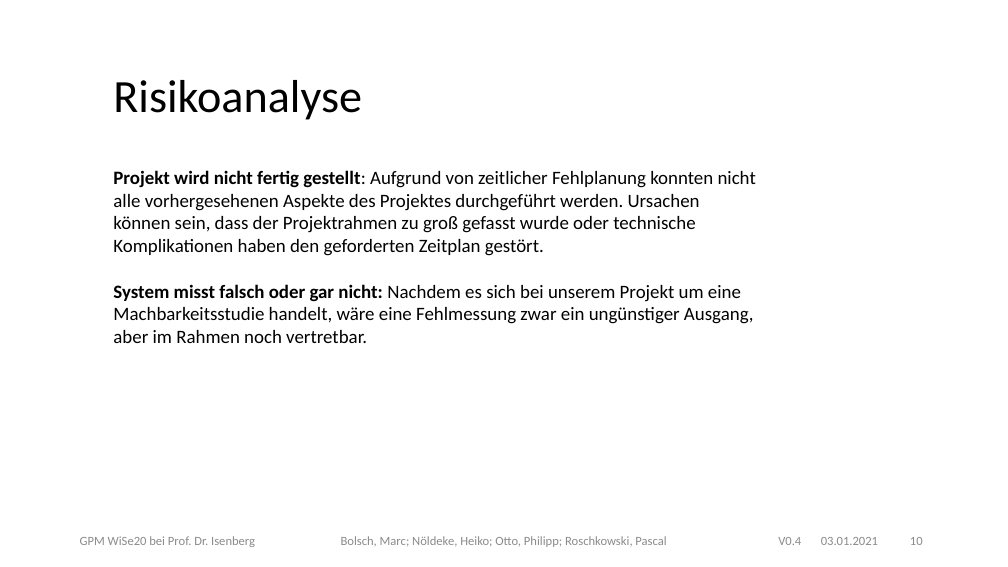
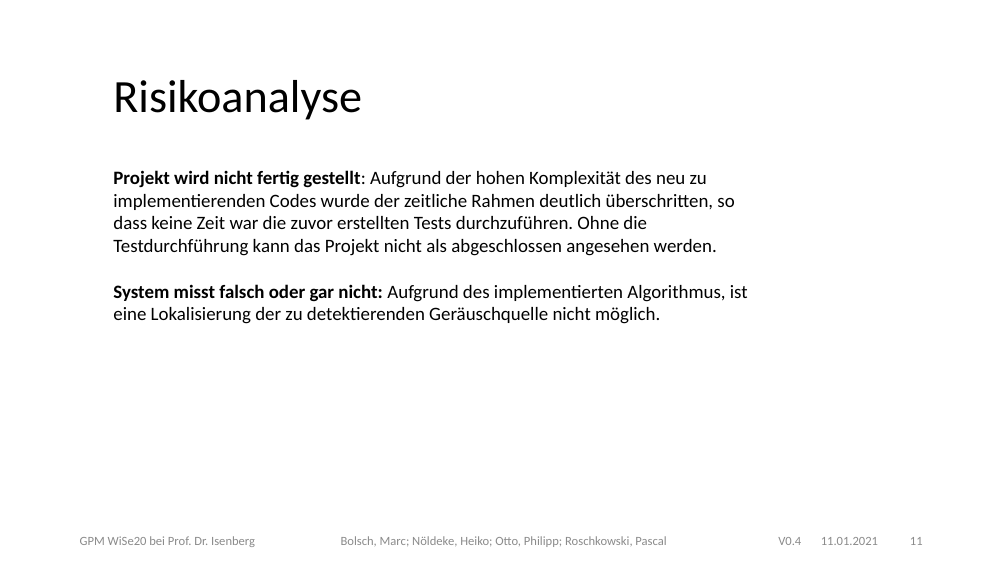
Before and after one commit to plastikpamaro/bachelorprojekt2020, a slide deck: slide 11 of 21-01-04_Statusbericht_2/20WiSe-GPM LightingSharks TND v0.2.pptx (slide 10 before the commit). Drawn at 1008x567 pixels with LibreOffice and Linux fonts; fonts in the diff are those of the drawing; background and template pictures are left out. Boxes give left, top, right and bottom in pixels: in the first picture for what was removed or moved away, otherwise in the second. Text is boxed around its words. In the diff, an @@ line names an element or a change of style, - is before the commit and + after.

```diff
--- a/21-01-04_Statusbericht_2/20WiSe-GPM LightingSharks TND v0.2.pptx
+++ b/21-01-04_Statusbericht_2/20WiSe-GPM LightingSharks TND v0.2.pptx
@@ text at bbox=[113, 170, 748, 324]: text changed @@
-Projekt wird nicht fertig gestellt: Aufgrund von zeitlicher Fehlplanung konnten nicht alle vorhergesehenen Aspekte des Projektes durchgeführt werden. Ursachen können sein, dass der Projektrahmen zu groß gefasst wurde oder technische Komplikationen haben den geforderten Zeitplan gestört.
-System misst falsch oder gar nicht: Nachdem es sich bei unserem Projekt um eine Machbarkeitsstudie handelt, wäre eine Fehlmessung zwar ein ungünstiger Ausgang, aber im Rahmen noch vertretbar.
+Projekt wird nicht fertig gestellt: Aufgrund der hohen Komplexität des neu zu implementierenden Codes wurde der zeitliche Rahmen deutlich überschritten, so dass keine Zeit war die zuvor erstellten Tests durchzuführen. Ohne die Testdurchführung kann das Projekt nicht als abgeschlossen angesehen werden.
+System misst falsch oder gar nicht: Aufgrund des implementierten Algorithmus, ist eine Lokalisierung der zu detektierenden Geräuschquelle nicht möglich.
@@ text at bbox=[821, 537, 878, 545]: text changed @@
-03.01.2021
+11.01.2021
@@ page number at bbox=[910, 537, 923, 545]: text changed @@
-10
+11
```
Also in this commit, not shown: 12 other slides changed, 1 slide added, 1 other file.
